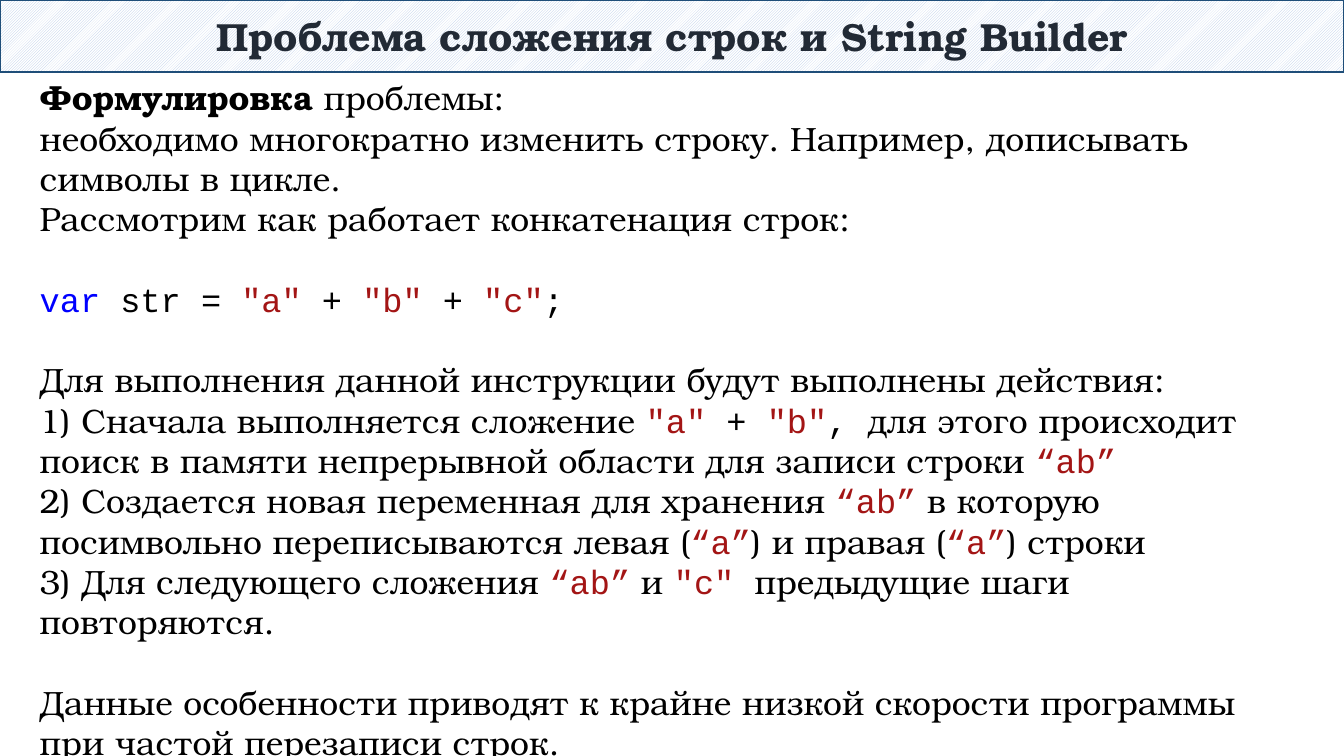
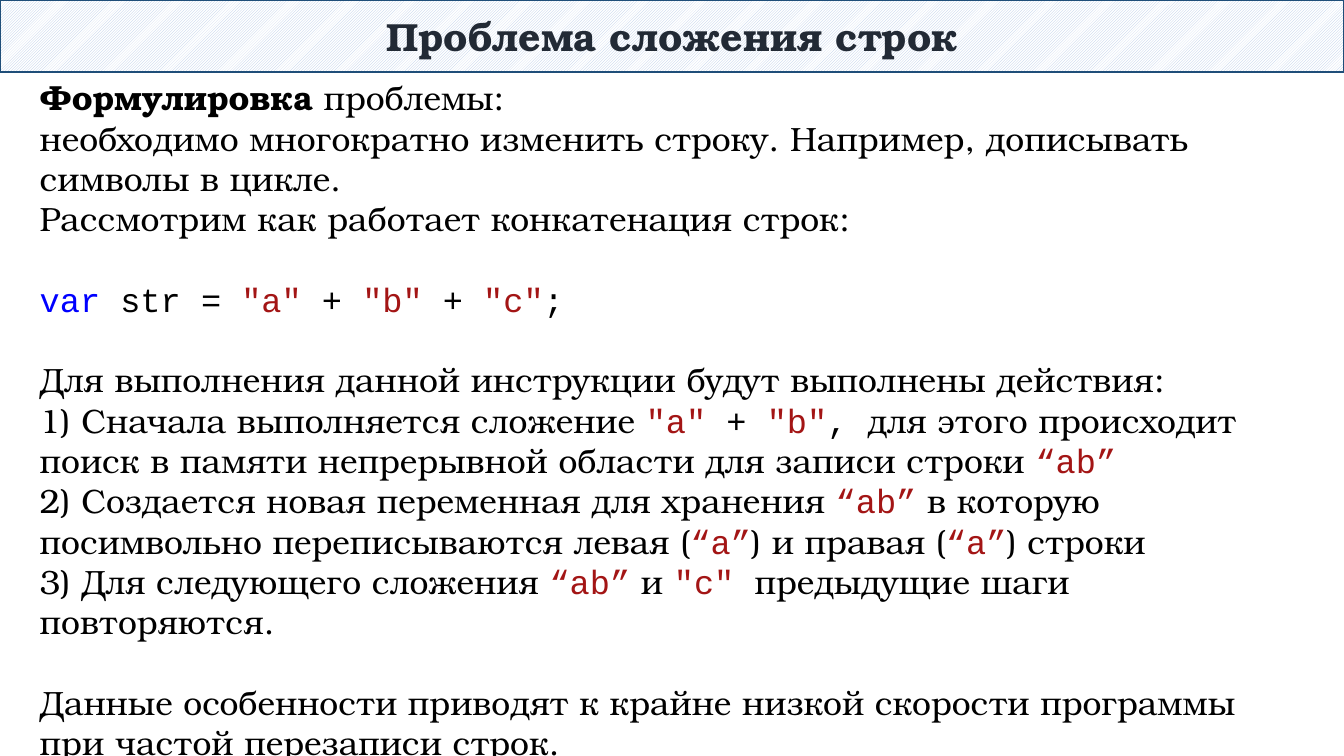
Before and after one commit to DaniilKlyukin/ITiP-1, a slide deck: slide 17 of Лекции/ИТиП 1 лек 5.pptx (slide 15 before the commit). Drawn at 1344x756 pixels with LibreOffice and Linux fonts; fonts in the diff are those of the drawing. Boxes give left, top, right and bottom in pixels: in the first picture for what was removed or moved away, otherwise in the second. Text is boxed around its words. In the diff, an @@ line names an element or a change of style, - is before the commit and + after.

```diff
--- a/Лекции/ИТиП 1 лек 5.pptx
+++ b/Лекции/ИТиП 1 лек 5.pptx
@@ text in rectangle at bbox=[386, 21, 957, 60]: text changed @@
-Проблема сложения строк и String Builder
+Проблема сложения строк
```
Also in this commit, not shown: 4 other slides changed, 19 slides added, 11 slides removed, 5 other files.
